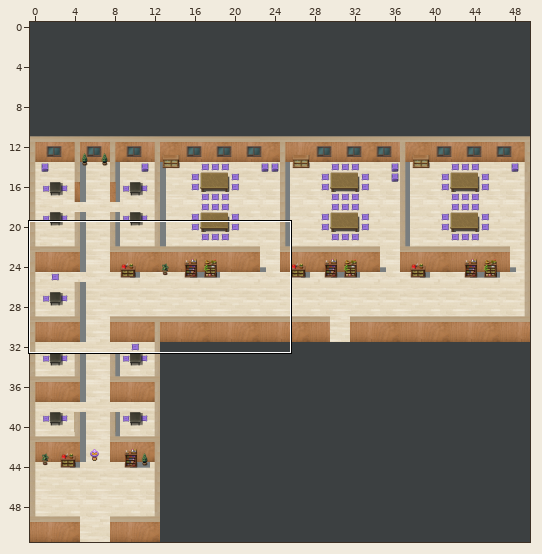
Level history. Tiled map: public/map/inn.tmx. The picture above shows the old version from afar; the outline marks the close-up.
Close-up. The starting point:
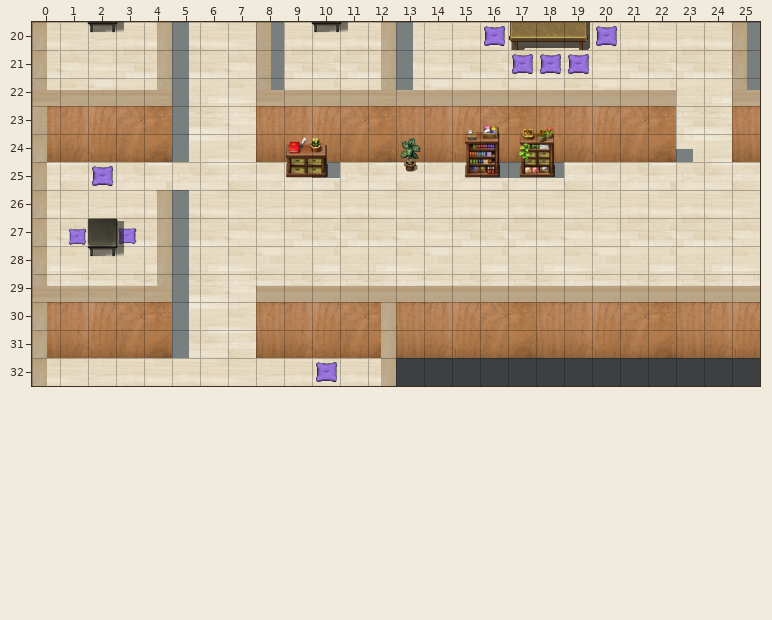
Cells are 32x32 px. Shown: x 0..25, y 20..32. The commit also changed other parts of the map, which this record leaves out.
Once edited:
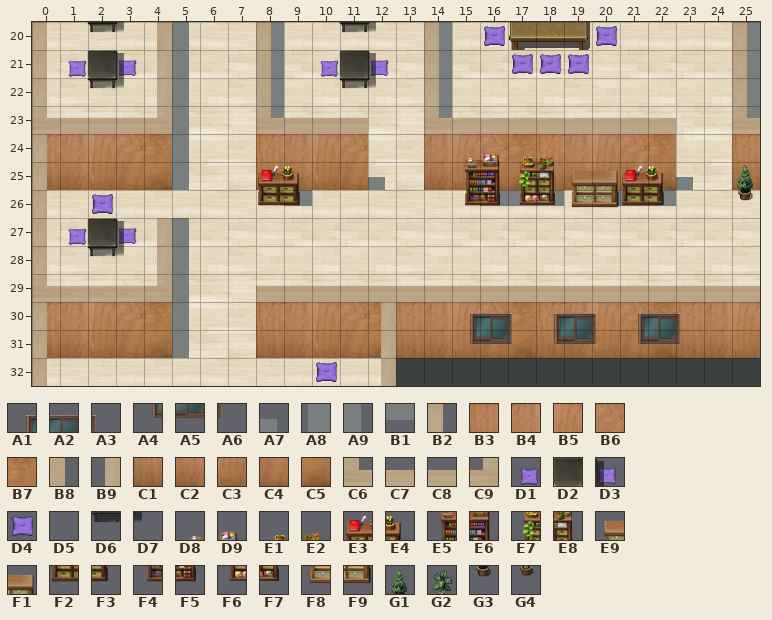
Key: from "inn": A1 30, A2 31, A3 32, A4 50, A5 51, A6 52, A7 77, A8 95, A9 97, B1 99, B2 240, B3 272, B4 273, B5 274, B6 275, B7 276, B8 280, B9 284, C1 292, C2 293, C3 294, C4 295, C5 296, C6 300, C7 302, C8 303, C9 304, D1 367, D2 368, D3 369, D4 373, D5 387, D6 388, D7 389, D8 394, D9 395, E1 396, E2 397, E3 412, E4 413, E5 414, E6 415, E7 416, E8 417, E9 418, F1 419, F2 432, F3 433, F4 434, F5 435, F6 436, F7 437, F8 438, F9 439, G1 452, G2 453, G3 472, G4 473.
__ is an empty cell.
Tiles replaced or removed in this view: A7, A9, B1, B3, B4, B5, B6, B7, B8, B9, C1, C2, C3, C4, C5, C6, C7, C8, C9, D4, D6, D7, D8, D9, E1, E2, E3, E4, E5, E6, E7, E8, F2, F3, F4, F5, F6, F7, G2, G4.
Edits made:
Changed rows in their new state; .. is an unchanged cell.
Layer "shadow":
first column x 5:
20 .. .. .. .. .. .. .. .. __ A8 .. .. .. .. .. .. .. .. .. .. ..
21 .. .. .. .. .. .. .. .. __ A8 .. .. .. .. .. .. .. .. .. .. ..
22 .. .. .. .. .. .. .. .. __ A8 .. .. .. .. .. .. .. .. .. .. ..
23 .. .. .. A8 .. .. .. .. .. A8 .. .. .. .. .. .. .. .. .. .. A8
24 .. .. .. .. .. .. .. .. .. .. .. .. .. .. .. .. .. .. __ .. ..
25 A9 .. .. .. .. __ .. A7 .. .. .. __ __ __ .. .. .. .. A7 .. ..
26 __ .. .. .. B1 .. .. .. .. .. .. B1 B1 B1 .. B1 B1 B1 .. .. ..
Layer "wall_real":
first column x 0:
23 __ __ __ __ __ .. .. .. __ __ __ __ __ __ __ __ __ __ __ __ __ __ __ .. .. __
24 B3 B4 B5 B6 B7 .. .. .. B3 B4 B5 B6 __ __ B4 B5 B6 B7 B3 B4 B5 B6 B7 .. .. B3
25 C1 C2 C3 C4 C5 .. .. .. C1 C2 C3 C4 .. .. C2 C3 C4 C5 C1 C2 C3 C4 C5 .. .. C1
Layer "furniture":
first column x 1:
20 .. .. .. .. .. .. .. .. .. D5 D6 D7 .. .. .. .. .. .. .. .. .. .. .. .. ..
21 D1 D2 D3 .. .. .. .. .. .. D1 D2 D3 .. .. .. .. .. .. .. .. .. .. .. .. ..
22 D5 D6 D7 .. .. .. .. .. .. D5 D6 D7 .. .. .. .. .. .. .. .. .. .. .. .. ..
23 .. .. .. .. .. .. .. .. .. .. .. .. .. .. __ __ __ __ .. .. .. .. .. .. ..
24 .. .. .. .. .. .. .. .. __ __ .. .. __ .. D8 D9 E1 E2 .. .. .. .. .. .. ..
25 .. __ .. .. .. .. .. E3 E4 __ .. .. __ .. E5 E6 E7 E8 E9 F1 E3 E4 .. .. G1
26 .. D4 .. .. .. .. .. F2 F3 .. .. .. .. .. F4 F5 F6 F7 F8 F9 F2 F3 .. .. G3
Layer "wall":
first column x 0:
20 .. .. .. .. .. .. .. .. .. .. .. .. __ .. B2 .. .. .. .. .. .. .. .. .. .. ..
21 .. .. .. .. .. .. .. .. .. .. .. .. __ .. B2 .. .. .. .. .. .. .. .. .. .. ..
22 B2 __ __ __ B9 .. .. .. B8 __ __ __ __ __ B2 __ __ __ __ __ __ __ __ .. .. B2
23 C6 C8 C8 C8 C9 .. .. .. C6 C8 C8 C8 .. .. C6 C7 C7 C7 C7 C7 C7 C7 C7 .. .. C6
26 .. .. .. .. __ .. .. .. .. .. .. .. .. .. .. .. .. .. .. .. .. .. .. .. .. ..
first column x 15:
30 A1 A2 A3 A1 A2 A3 A1 A2 A3
31 A4 A5 A6 A4 A5 A6 A4 A5 A6
